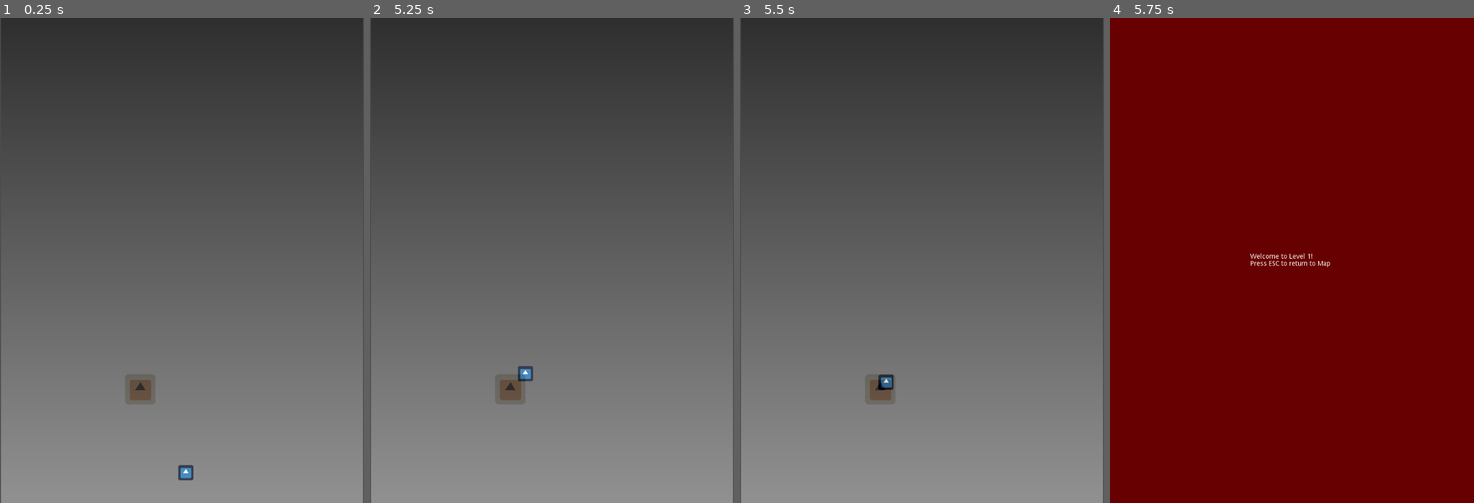
Above: before the commit, frames 1-4 (left to right).
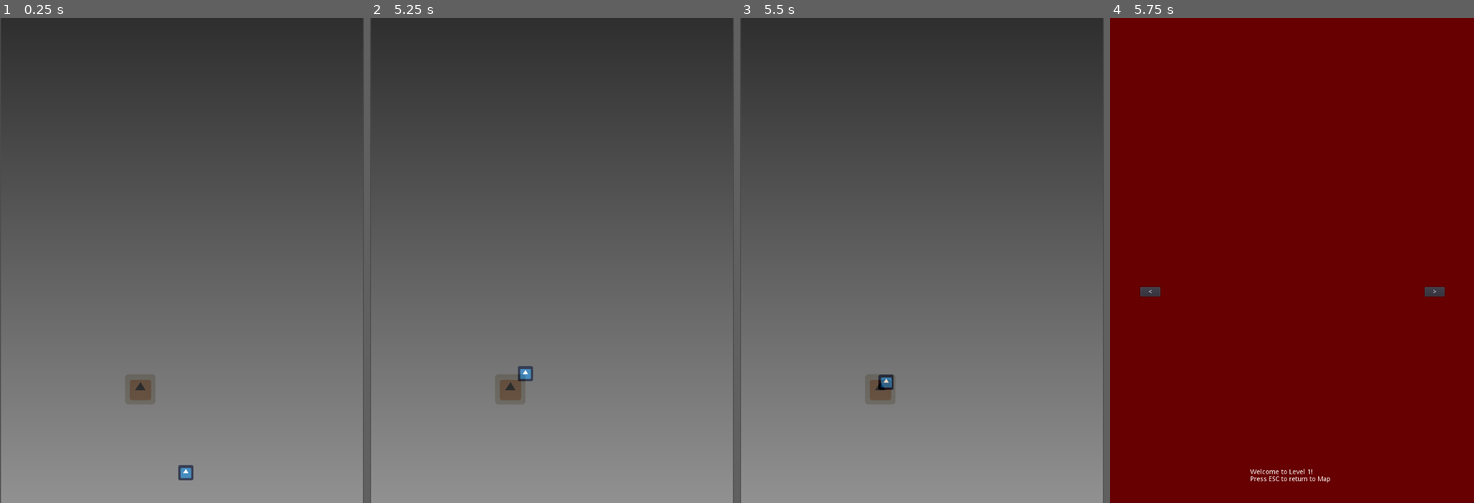
Above: after the commit, the same moments.

Repository: AntonioDell/pip-melville-website
Game: Godot game, scene res://Main.tscn
Same seed, same stepped clock (60 frames per second), same inputs: the game is played once before the commit and once after it. The engine's default icon, where the game draws it, is replaced by a stand-in: a white triangle on a blue panel in a dark square.
Inputs (mouse positions are in pixels of both pictures, inside the frame that each line leads up to):
- Up to frame 1 (0.25 s): no input
- Up to frame 2 (5.25 s): tap Enter at 0.5 s; move the mouse to (632, 236) at 0.52 s; click (632, 236) at 0.67 s; move the mouse to (479, 284) at 1.27 s; click (479, 284) at 1.42 s; move the mouse to (588, 153) at 2.02 s; click (588, 153) at 2.17 s; move the mouse to (533, 357) at 2.77 s; click (533, 357) at 2.92 s; move the mouse to (661, 333) at 3.52 s; click (661, 333) at 3.67 s; move the mouse to (442, 187) at 4.27 s; click (442, 187) at 4.42 s; move the mouse to (570, 260) at 5.02 s; click (570, 260) at 5.17 s
- Up to frame 3 (5.5 s): no input
- Up to frame 4 (5.75 s): no input

Frames 1-3 are identical in both runs. In frame 4, 0.6% of the frame differs, in the area x 8-92%, y 48-96%.

Commit message:
feat: Load gallery from DataRepository

Diff:
--- a/Level1.gd
+++ b/Level1.gd
@@ -1,21 +1,60 @@
 extends Node
 
+const MAX_IMAGE_COUNT := 3
 
-onready var image_url = "%s/data/images/" % $"/root/Config".base_url
+var _image_names := PoolStringArray()
+var _current_position := 0
+
+
+onready var _data_repository := $"/root/DataRepository"
+onready var _image_1 := $Images/Image1
+onready var _image_2 := $Images/Image2
+onready var _image_3 := $Images/Image3
 
 func _ready():
-	$HTTPRequest.connect("request_completed", self, "_images_loaded")
-	var error = $HTTPRequest.request("%s/image1.png" % image_url)
-	if error != OK:
-		printerr(error)
+	if _data_repository.is_data_info_loaded():
+		_init_gallery()
+	else:
+		_data_repository.connect("data_info_loaded", self, "_init_gallery")
 
-func _images_loaded(result, response_code, headers, body):
-	var image = Image.new()
-	var error = image.load_png_from_buffer(body)
-	if error != OK:
-		printerr("Couldn't load the image.")
+func _init_gallery():
+	_image_names = _data_repository.get_image_names()
+	_show_current_images()
 
-	var texture = ImageTexture.new()
-	texture.create_from_image(image)
 
-	$DebugImage.texture = texture
+func _show_current_images():
+	if _current_position >= _image_names.size():
+		_current_position = 0
+	elif _current_position < 0:
+		_current_position = _image_names.size() - _image_names.size() % MAX_IMAGE_COUNT
+
+	for image_sprite in [_image_1, _image_2, _image_3]:
+		image_sprite.visible = false
+	var current_image_names = Array(_image_names).slice(_current_position, _current_position + (MAX_IMAGE_COUNT - 1))
+	var visible_images := []
+	# TODO: Make dependent on MAX_IMAGE_COUNT
+	if current_image_names.size() == 3:
+		visible_images = [_image_1, _image_2, _image_3]
+	elif current_image_names.size() == 2:
+		visible_images = [_image_1, _image_3]
+	else:
+		visible_images = [_image_2]
+
+	for i in visible_images.size():
+		var image_sprite := visible_images[i] as Sprite
+		var image_name = current_image_names[i]
+		var image = yield(_data_repository.get_image(image_name), "completed")
+		var texture = ImageTexture.new()
+		texture.create_from_image(image)
+		image_sprite.texture = texture
+		image_sprite.visible = true
+
+
+func _on_BtnNext_pressed():
+	_current_position = _current_position + MAX_IMAGE_COUNT
+	_show_current_images()
+
+
+func _on_BtnPrevious_pressed():
+	_current_position = _current_position - MAX_IMAGE_COUNT
+	_show_current_images()
--- a/Level1.tscn
+++ b/Level1.tscn
@@ -19,28 +19,54 @@
 scale = Vector2( 12, 16 )
 texture = SubResource( 2 )
 
-[node name="RichTextLabel" type="RichTextLabel" parent="."]
+[node name="Images" type="Node2D" parent="."]
+
+[node name="Image1" type="Sprite" parent="Images"]
+position = Vector2( 160, 320 )
+
+[node name="Image2" type="Sprite" parent="Images"]
+position = Vector2( 384, 320 )
+
+[node name="Image3" type="Sprite" parent="Images"]
+position = Vector2( 608, 320 )
+
+[node name="Interactions" type="Node" parent="."]
+script = ExtResource( 1 )
+
+[node name="CanvasLayer" type="CanvasLayer" parent="."]
+
+[node name="RichTextLabel" type="RichTextLabel" parent="CanvasLayer"]
 anchor_left = 0.5
-anchor_top = 0.5
+anchor_top = 1.0
 anchor_right = 0.5
-anchor_bottom = 0.5
+anchor_bottom = 1.0
 margin_left = -88.0
-margin_top = -15.5
+margin_top = -72.0
 margin_right = 88.0
-margin_bottom = 15.5
+margin_bottom = -41.0
 text = "Welcome to Level 1!
 Press ESC to return to Map"
 fit_content_height = true
 
-[node name="Interactions" type="Node" parent="."]
-script = ExtResource( 1 )
+[node name="BtnNext" type="Button" parent="CanvasLayer"]
+anchor_left = 1.0
+anchor_top = 0.5
+anchor_right = 1.0
+anchor_bottom = 0.5
+margin_left = -104.0
+margin_top = 56.0
+margin_right = -62.0
+margin_bottom = 76.0
+text = ">"
 
-[node name="HTTPRequest" type="HTTPRequest" parent="."]
+[node name="BtnPrevious" type="Button" parent="CanvasLayer"]
+anchor_top = 0.5
+anchor_bottom = 0.5
+margin_left = 64.0
+margin_top = 56.0
+margin_right = 106.0
+margin_bottom = 76.0
+text = "<"
 
-[node name="DebugImage" type="TextureRect" parent="."]
-anchor_left = 0.5
-anchor_right = 0.5
-margin_left = -128.0
-margin_top = 128.0
-margin_right = 128.0
-margin_bottom = 384.0
+[connection signal="pressed" from="CanvasLayer/BtnNext" to="." method="_on_BtnNext_pressed"]
+[connection signal="pressed" from="CanvasLayer/BtnPrevious" to="." method="_on_BtnPrevious_pressed"]
